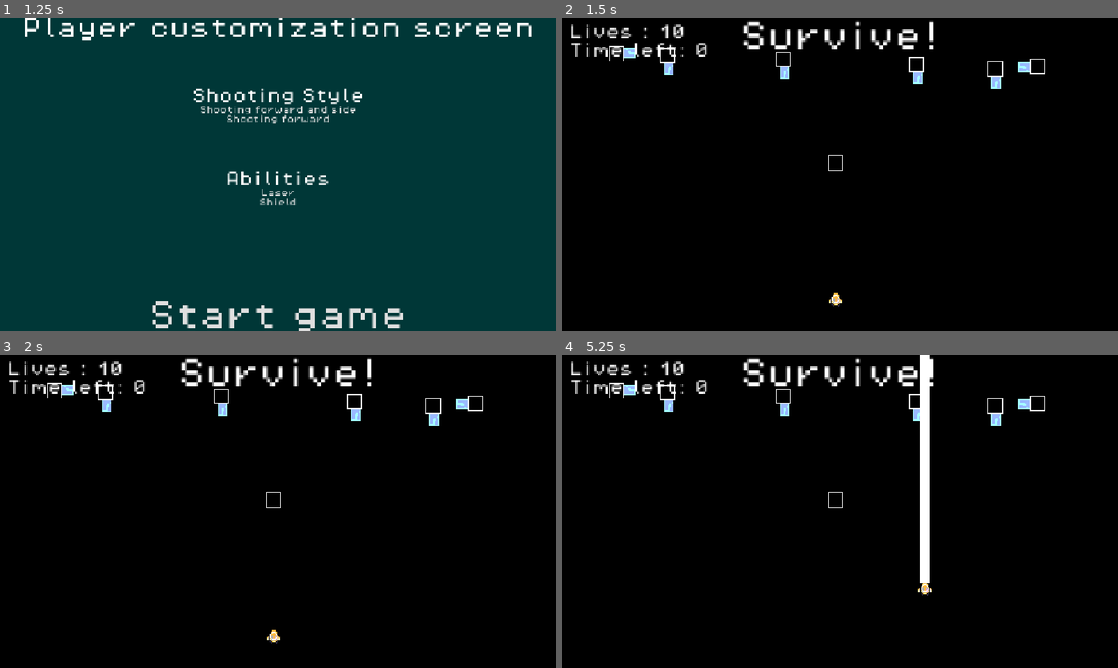
Above: before the commit, frames 1-4 (two rows, left to right).
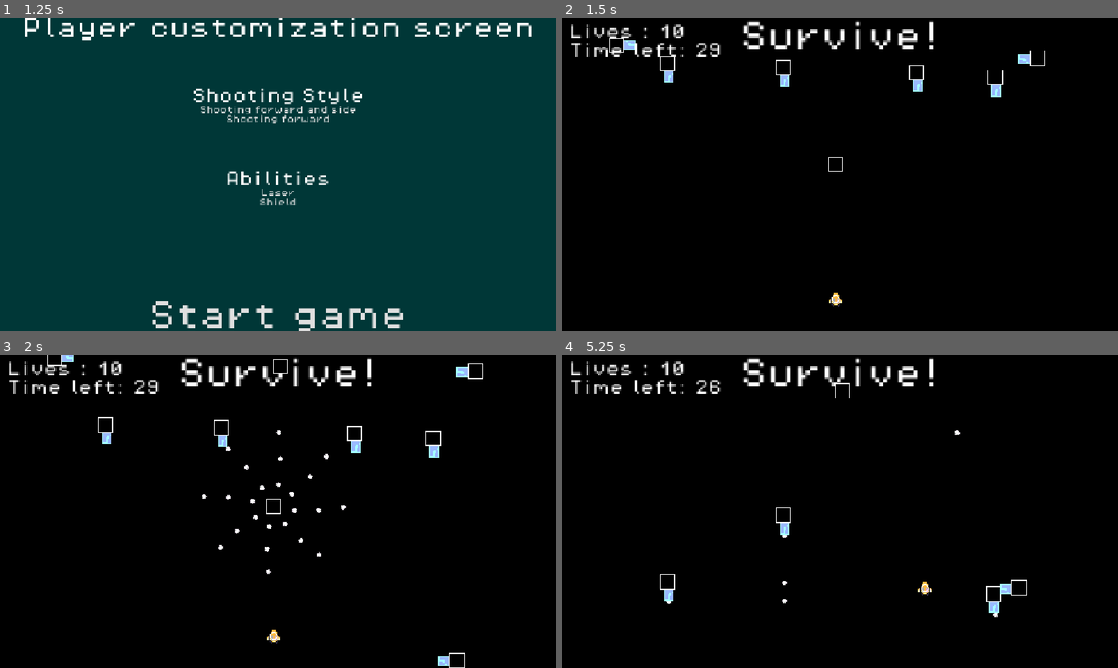
Above: after the commit, the same moments.

Repository: Draftier/Geometric-Invasion-CSS-497
Game: Godot game, scene res://scenes/UI/main_menu.tscn
Same seed, same stepped clock (60 frames per second), same inputs: the game is played once before the commit and once after it.
Inputs:
- Up to frame 1 (1.25 s): click "Singleplayer" at 0.5 s
- Up to frame 2 (1.5 s): click "Start game" at 1.25 s
- Up to frame 3 (2 s): no input
- Up to frame 4 (5.25 s): hold Right (right) 2.03-2.78 s; tap X (ability) at 2.1, 4.35 s; hold Down (down) 2.78-3.53 s; tap Z (shoot) at 2.85 s; hold Right (right) 3.53-4.28 s; hold Shift (slow) 3.53-4.28 s; hold Up (up) 4.28-5.03 s; hold Left (left) from 5.03 s (still down); hold Z (shoot) from 5.03 s (still down)

Frame 1 is identical in both runs. In frame 2, 1.0% of the frame differs, in the area x 8-87%, y 6-50%; in frame 3, 1.7%; in frame 4, 2.4%, in the area x 8-87%, y 0-84%.
Error before the commit: Parse Error: Cannot call the parent class' virtual function "_process()" because it hasn't been defined. (res://scripts/enemy/fixed_shoot_enemy.gd:23)

Commit message:
Fixed bug where speed check null value not check for curved movement,  commented out depracted level manager code,  tested out usage of assert to help debug code,  made it so that enemy child classes now call physics process, change laser ability active time to three seconds

Diff:
--- a/geometric-invasion/resources/abilities/laser.tres
+++ b/geometric-invasion/resources/abilities/laser.tres
@@ -8,5 +8,5 @@
 script = ExtResource("1_g52c8")
 ability_name = "laser"
 ability_scene = SubResource("PackedScene_wwtew")
-active_time = 10.0
+active_time = 3.0
 metadata/_custom_type_script = "uid://dnq5eqlemi7n0"
--- a/geometric-invasion/scenes/Managers/enemy_spawn_point.tscn
+++ b/geometric-invasion/scenes/Managers/enemy_spawn_point.tscn
@@ -1,35 +1,9 @@
 [gd_scene format=3 uid="uid://cwgbofk3joax"]
 
 [ext_resource type="Script" uid="uid://cpbp4ohcaqwle" path="res://spawn_point.gd" id="1_ebynj"]
-[ext_resource type="Script" uid="uid://bewu02jnvwcgy" path="res://scripts/event/spawn_event_data.gd" id="2_cc8ia"]
-[ext_resource type="Script" uid="uid://c4twyssjo6an2" path="res://scripts/event/spawn.gd" id="3_wm8f7"]
-[ext_resource type="PackedScene" uid="uid://cp837cm6qinkj" path="res://scenes/Enemy/enemy.tscn" id="4_oowrx"]
-[ext_resource type="Script" uid="uid://thlx0gtur2d4" path="res://scripts/enemy/enemy_movement_data.gd" id="5_56ox8"]
-[ext_resource type="Script" uid="uid://dmjfjfilssxt6" path="res://scripts/enemy/movement_base.gd" id="5_wm8f7"]
-
-[sub_resource type="Resource" id="Resource_0i752"]
-script = ExtResource("5_56ox8")
-leave_screen = true
-metadata/_custom_type_script = "uid://thlx0gtur2d4"
-
-[sub_resource type="Resource" id="Resource_ynoba"]
-script = ExtResource("3_wm8f7")
-enemy = ExtResource("4_oowrx")
-enemy_movement_pattern = SubResource("Resource_0i752")
-number_of_enemies = 5
-metadata/_custom_type_script = "uid://c4twyssjo6an2"
-
-[sub_resource type="Resource" id="Resource_gdvp7"]
-script = ExtResource("2_cc8ia")
-spawner = 1
-time_between_spawns = 2.0
-time_to_occur = 2.0
-spawns = Array[ExtResource("3_wm8f7")]([SubResource("Resource_ynoba")])
-metadata/_custom_type_script = "uid://bewu02jnvwcgy"
 
 [node name="SpawnPoint" type="Node2D" unique_id=1123772553]
 position = Vector2(556, 299)
 script = ExtResource("1_ebynj")
 id = 1
 spawn_interval = 1.0
-event = SubResource("Resource_gdvp7")
--- a/geometric-invasion/scenes/game.tscn
+++ b/geometric-invasion/scenes/game.tscn
@@ -13,6 +13,8 @@
 [ext_resource type="PackedScene" uid="uid://cu4vxxsdf4l7r" path="res://scenes/Enemy/rotater_shoot_enemy.tscn" id="8_gee14"]
 [ext_resource type="Script" uid="uid://cpbp4ohcaqwle" path="res://spawn_point.gd" id="9_0tnpc"]
 [ext_resource type="Script" uid="uid://c8u5b5y0i25wp" path="res://scripts/enemy/directional_movement.gd" id="9_ca42v"]
+[ext_resource type="Script" uid="uid://beg1vql3x734k" path="res://scripts/enemy/point.gd" id="9_ssvqc"]
+[ext_resource type="Script" uid="uid://bho4wgornhjo7" path="res://scripts/enemy/curve_movement.gd" id="10_264po"]
 [ext_resource type="Script" uid="uid://c4twyssjo6an2" path="res://scripts/event/spawn.gd" id="12_dinhu"]
 [ext_resource type="Script" uid="uid://dmjfjfilssxt6" path="res://scripts/enemy/movement_base.gd" id="13_ir15t"]
 [ext_resource type="FontFile" uid="uid://dihhulpjs1064" path="res://assets/fonts/PixelOperator8.ttf" id="14_trtic"]
@@ -34,6 +36,85 @@
 
 [sub_resource type="RectangleShape2D" id="RectangleShape2D_iywne"]
 size = Vector2(20, 618)
+
+[sub_resource type="Curve" id="Curve_e1j6l"]
+_data = [Vector2(0, 1), 0.0, 0.0, 0, 0, Vector2(0.5, 0.8651686), 0.0, 0.0, 0, 0, Vector2(0.9943182, 0.37078655), 0.0, 0.0, 0, 0]
+point_count = 3
+
+[sub_resource type="Resource" id="Resource_bt5mj"]
+script = ExtResource("9_ca42v")
+direction = 1
+distance = 0.2
+speed_curve = SubResource("Curve_e1j6l")
+metadata/_custom_type_script = "uid://c8u5b5y0i25wp"
+
+[sub_resource type="Curve" id="Curve_ssvqc"]
+_data = [Vector2(0.14772727, 0.41573036), 0.0, 0.0, 0, 0, Vector2(0.5056818, 1), 0.0, 0.0, 0, 0, Vector2(0.98295456, 0.4044944), 0.0, 0.0, 0, 0]
+point_count = 3
+
+[sub_resource type="Resource" id="Resource_bhx41"]
+script = ExtResource("9_ca42v")
+distance = 0.1
+speed_curve = SubResource("Curve_ssvqc")
+metadata/_custom_type_script = "uid://c8u5b5y0i25wp"
+
+[sub_resource type="Resource" id="Resource_suyxu"]
+script = ExtResource("9_ssvqc")
+x_percent = 0.1
+y_percent = 0.3
+metadata/_custom_type_script = "uid://beg1vql3x734k"
+
+[sub_resource type="Resource" id="Resource_sgl2t"]
+script = ExtResource("9_ssvqc")
+x_percent = 0.2
+metadata/_custom_type_script = "uid://beg1vql3x734k"
+
+[sub_resource type="Curve" id="Curve_264po"]
+_data = [Vector2(0.26704544, 0.8876405), 0.0, 0.0, 0, 0, Vector2(0.6136364, 0.41573036), 0.0, 0.0, 0, 0, Vector2(0.95454544, 0.9887641), 0.0, 0.0, 0, 0]
+point_count = 3
+
+[sub_resource type="Resource" id="Resource_sww3w"]
+script = ExtResource("10_264po")
+point_array = Array[ExtResource("9_ssvqc")]([SubResource("Resource_suyxu"), SubResource("Resource_sgl2t")])
+speed_curve = SubResource("Curve_264po")
+metadata/_custom_type_script = "uid://bho4wgornhjo7"
+
+[sub_resource type="Resource" id="Resource_5newe"]
+script = ExtResource("7_trtic")
+movement_array = Array[ExtResource("13_ir15t")]([SubResource("Resource_bt5mj"), SubResource("Resource_bhx41"), SubResource("Resource_sww3w")])
+metadata/_custom_type_script = "uid://thlx0gtur2d4"
+
+[sub_resource type="Resource" id="Resource_kmnlx"]
+script = ExtResource("9_ca42v")
+direction = 1
+distance = 0.5
+metadata/_custom_type_script = "uid://c8u5b5y0i25wp"
+
+[sub_resource type="Resource" id="Resource_egg0y"]
+script = ExtResource("9_ssvqc")
+x_percent = 0.05
+y_percent = 0.1
+metadata/_custom_type_script = "uid://beg1vql3x734k"
+
+[sub_resource type="Resource" id="Resource_0ww3c"]
+script = ExtResource("9_ssvqc")
+x_percent = 0.1
+metadata/_custom_type_script = "uid://beg1vql3x734k"
+
+[sub_resource type="Curve" id="Curve_nlm5o"]
+_data = [Vector2(0.09659091, 0.70786524), 0.0, 0.0, 0, 0, Vector2(0.5227273, 0.28089893), 0.0, 0.0, 0, 0, Vector2(1, 0.6966293), 0.0, 0.0, 0, 0]
+point_count = 3
+
+[sub_resource type="Resource" id="Resource_rf4g2"]
+script = ExtResource("10_264po")
+point_array = Array[ExtResource("9_ssvqc")]([SubResource("Resource_egg0y"), SubResource("Resource_0ww3c")])
+speed_curve = SubResource("Curve_nlm5o")
+metadata/_custom_type_script = "uid://bho4wgornhjo7"
+
+[sub_resource type="Resource" id="Resource_5k7sd"]
+script = ExtResource("7_trtic")
+movement_array = Array[ExtResource("13_ir15t")]([SubResource("Resource_kmnlx"), SubResource("Resource_rf4g2")])
+metadata/_custom_type_script = "uid://thlx0gtur2d4"
 
 [sub_resource type="Resource" id="Resource_nhfu3"]
 script = ExtResource("9_ca42v")
@@ -173,6 +254,7 @@
 position = Vector2(-60, -118)
 rotation = -3.1415925
 shoot_timer_wait_time = 1.3
+movement_events = SubResource("Resource_5newe")
 speed = 50
 health = 20
 
@@ -180,6 +262,7 @@
 position = Vector2(-180, -122)
 rotation = -3.1415925
 shoot_timer_wait_time = 1.4
+movement_events = SubResource("Resource_5k7sd")
 speed = 50
 health = 20
 
@@ -227,7 +310,7 @@
 spawners = [NodePath("../EnemySpawnPoint"), NodePath("../EnemySpawnPoint2")]
 events = Array[ExtResource("4_kvpfn")]([SubResource("Resource_kvuet"), SubResource("Resource_ssvqc")])
 level_time = 30.0
-enemies = [NodePath("../Rotater_Shoot_Enemy"), NodePath("../Enemy"), NodePath("../Enemy2"), NodePath("../Enemy3"), NodePath("../Enemy4"), NodePath("../Enemy5"), NodePath("../Enemy6")]
+enemies = [null, null, null, null, null, null, null]
 
 [node name="Label" parent="LevelManager" index="2" unique_id=405150559]
 offset_left = -282.0
--- a/geometric-invasion/scripts/enemy/base_enemy.gd
+++ b/geometric-invasion/scripts/enemy/base_enemy.gd
@@ -62,15 +62,15 @@
 
 	elif cur_event is CurveMovement:
 		if round(position) != round(cur_event.target_pos):
-			global_position = set_curved_movement(cur_event, clamp(curve_time * cur_event.speed_curve.sample(global_position.length() / cur_event.estimated_curve_length), 0.0, 1.0))
+			if cur_event.speed_curve != null:
+				global_position = set_curved_movement(cur_event, clamp(curve_time * cur_event.speed_curve.sample(global_position.length() / cur_event.estimated_curve_length), 0.0, 1.0))
+			else:
+				global_position = set_curved_movement(cur_event, clamp(curve_time, 0.0, 1.0))
 			curve_time += delta
 		else:
 			curve_time = 0
 			movement_finished.emit()
 		pass
-
-
-
 
 # Function to calculate health and hit upon getting hit by player bullet
 func take_damage(damage : int) -> void:
--- a/geometric-invasion/scripts/enemy/fixed_shoot_enemy.gd
+++ b/geometric-invasion/scripts/enemy/fixed_shoot_enemy.gd
@@ -18,9 +18,9 @@
 
 	shoot_timer.start()
 
-func _process(delta: float) -> void:
+func _physics_process(delta: float) -> void:
 	# Do parent class move function
-	super._process(delta)
+	super._physics_process(delta)
 
 
 func _on_shoot_timer_timeout() -> void:
--- a/geometric-invasion/scripts/enemy/rotater_shoot_enemy.gd
+++ b/geometric-invasion/scripts/enemy/rotater_shoot_enemy.gd
@@ -53,9 +53,9 @@
 	# Start the shooting timer
 	shoot_timer.start()
 
-func _process(delta: float) -> void:
+func _physics_process(delta: float) -> void:
 	# Do same process as before
-	super._process(delta)
+	super._physics_process(delta)
 
 	# Then rotate shoot point pivots
 	rotate_pivot(delta)
--- a/geometric-invasion/scripts/level_manager/level_manager.gd
+++ b/geometric-invasion/scripts/level_manager/level_manager.gd
@@ -22,13 +22,13 @@
 
 
 func _ready() -> void:
-	# Connect enemy death signals
-	for i in enemies:
-		i.connect("death", _on_enemy_death)
+	## Connect enemy death signals
+	#for i in enemies:
+		#i.connect("death", _on_enemy_death)
 
-	# Temporarily count the number of enemies
-	num_enemies = enemies.size()
-	print(enemies.size())
+	## Temporarily count the number of enemies
+	#num_enemies = enemies.size()
+	#print(enemies.size())
 
 	#Store the time in the timer
 	$LevelTimer.wait_time = level_time
--- a/geometric-invasion/spawn_point.gd
+++ b/geometric-invasion/spawn_point.gd
@@ -3,13 +3,17 @@
 
 @export var id : int
 @export var spawn_interval : float
-#@export var event : Spawn_Event
+@export var event : Spawn_Event
 
 var num = 0
 
 
 # Function to spawn enemies given a spawn event
 func execute_spawn_event(event : Spawn_Event) -> void:
+	# Check to see if event is null for debugging
+	assert(event != null, "Event given to spawner is null")
+
+	# Loop through array of spawns and spawn related enemies
 	for i in event.spawns:
 		for j in i.number_of_enemies:
 			var enemy = i.enemy.instantiate()
